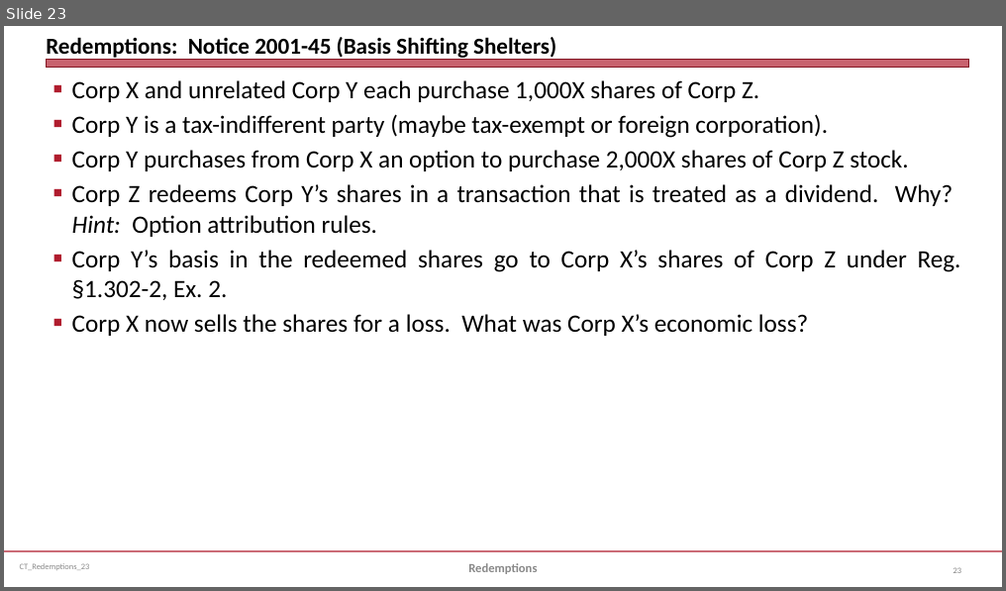
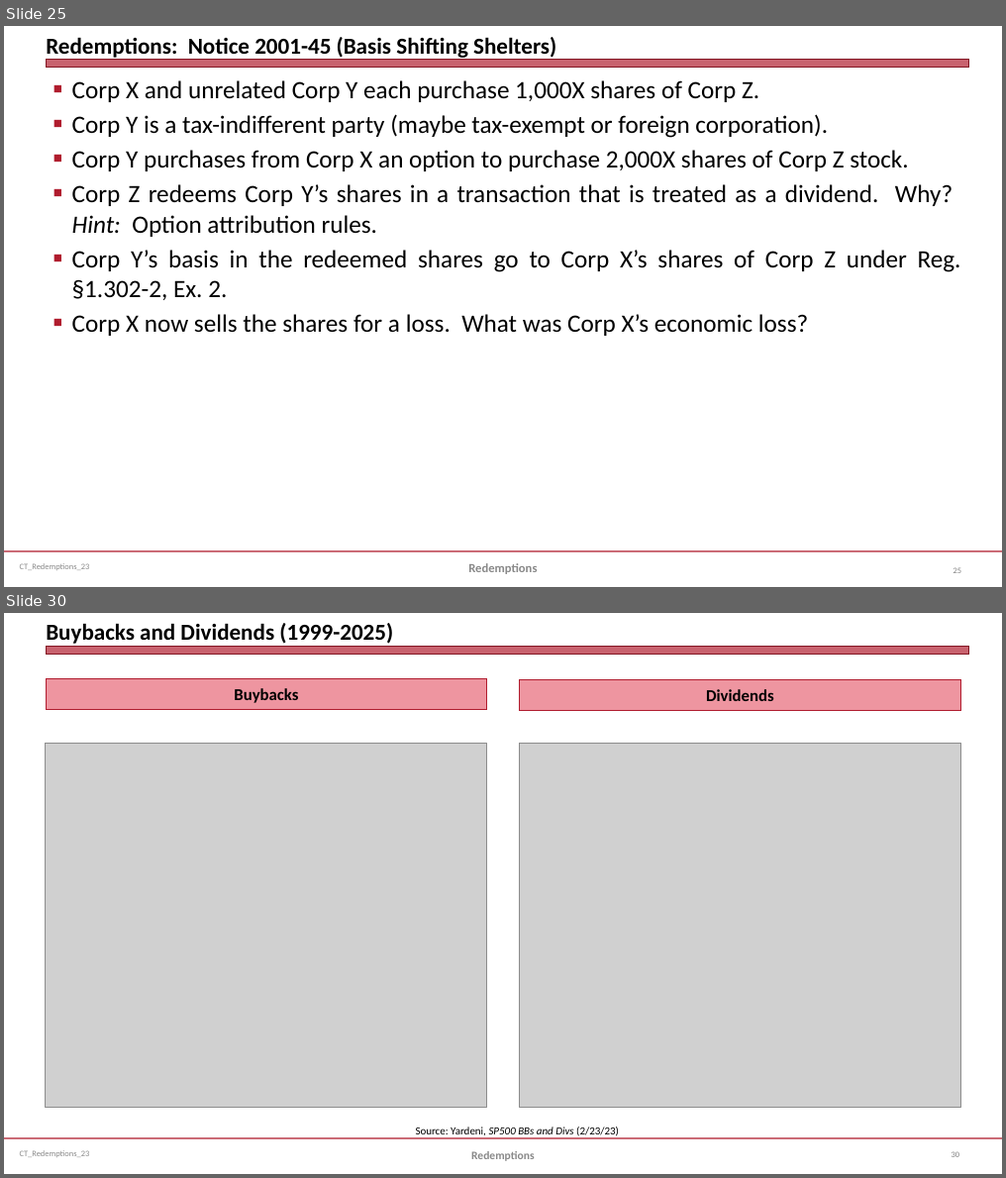
Before and after one commit to jmc877/Corporate-Tax, a slide deck: slides/CT_Redemptions_23.pptx. Shown one above the other, each under a label of ours: slide 23 before the commit, slides 25 and 30 after it; the slides between them are not shown. The pictures are 1006x591 and 1006x1178 pixels, drawn with LibreOffice and Linux fonts; fonts in the diff are those of the drawing; grey boxes stand for pictures. Boxes give left, top, right and bottom in pixels: in the first picture for what was removed or moved away, otherwise in the second. Text is boxed around its words. In the diff, an @@ line names an element or a change of style, - is before the commit and + after.

```diff
--- a/slides/CT_Redemptions_23.pptx
+++ b/slides/CT_Redemptions_23.pptx
@@ slide 30 added at [4,613,1002,1174], background #FFFFFF; not listed: 3 template elements that a slide beside it also shows @@
@@ title added at [46,623,393,647], 22 pt, text #000000, bold @@
+Buybacks and Dividends (1999-2025)
@@ text added at [46,679,487,710], fill #EE95A0, outline #B01C2E 0.75 pt, 16 pt, text #000000, bold @@
+Buybacks
@@ text added at [520,679,960,711], fill #EE95A0, outline #B01C2E 0.75 pt, 16 pt, text #000000, bold @@
+Dividends
@@ picture added at [46,743,486,1108] @@
@@ picture added at [520,743,960,1108] @@
@@ text added at [416,1127,619,1137], 10.5 pt, text #000000 @@
+Source: Yardeni, SP500 BBs and Divs (2/23/23)
@@ text added at [471,1152,535,1161], 11 pt, text #898989, bold @@
+Redemptions
@@ page number added at [951,1152,959,1157], 8 pt, text #808080 @@
+30
@@ what was slide 23 is now slide 25 @@
```
Also in this commit, not shown: 7 slides changed, 10 other slides added, 4 other files.
